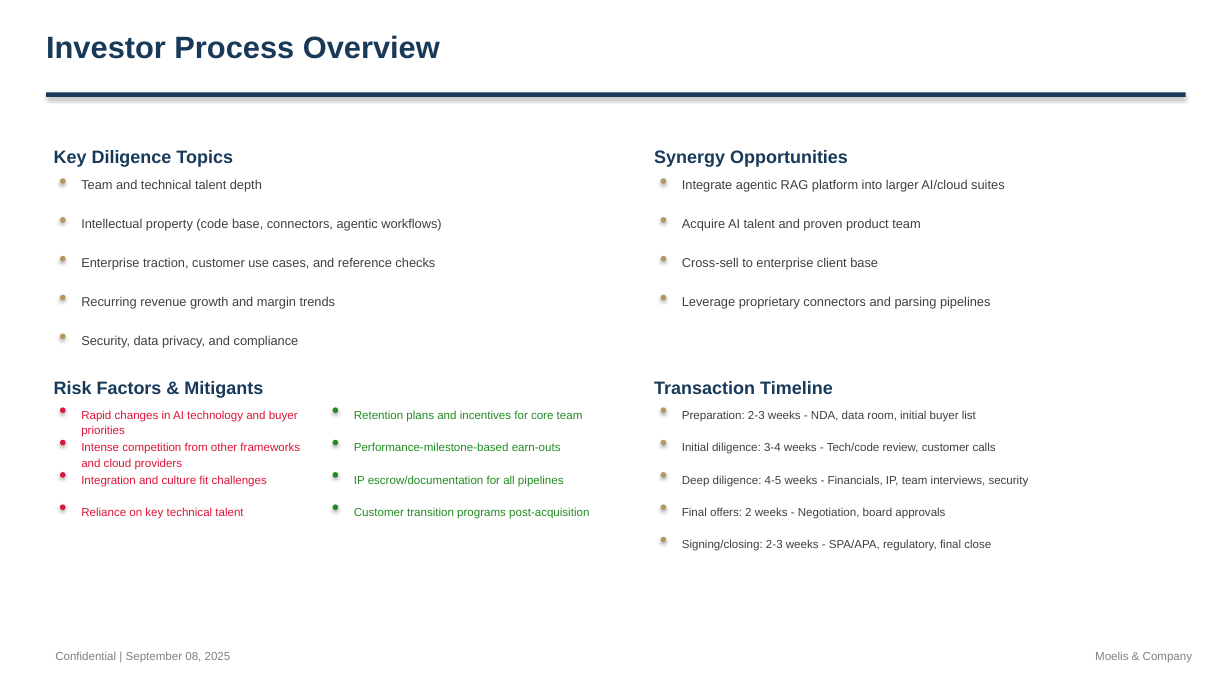
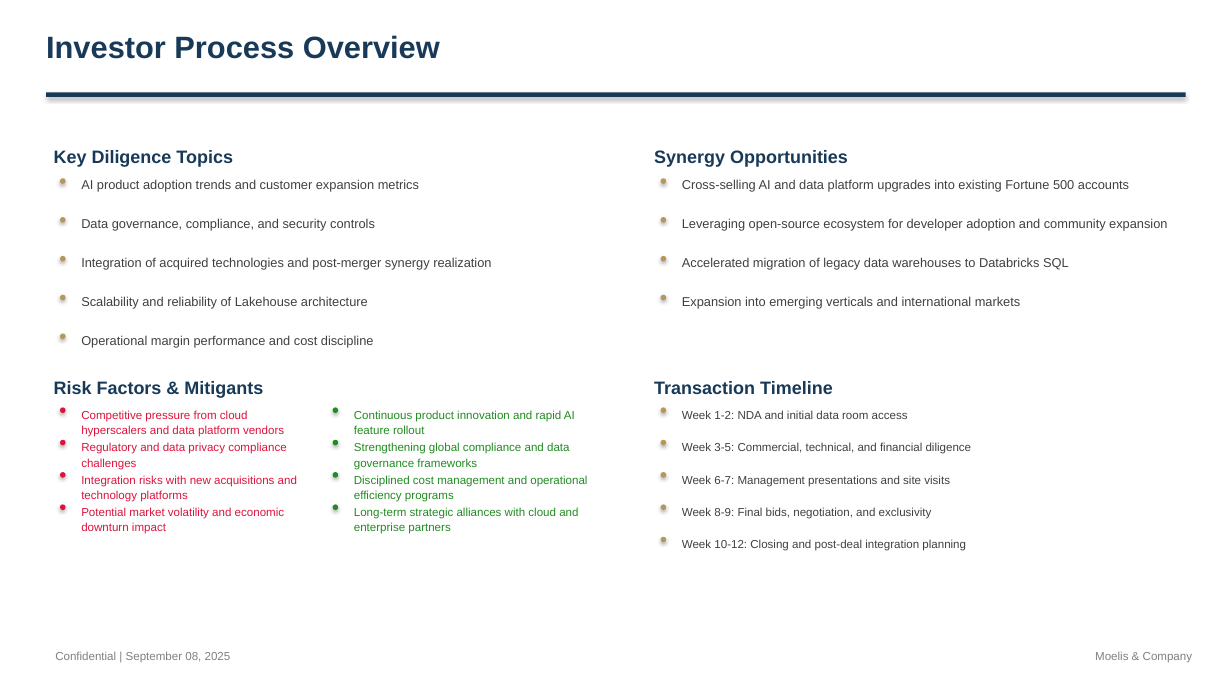
Before and after one commit to alinvb/slide_generator, a slide deck: slide 12 of ai_generated_deck.pptx (slide 15 before the commit). Drawn at 1232x693 pixels with LibreOffice and Linux fonts; fonts in the diff are those of the drawing. Boxes give left, top, right and bottom in pixels: in the first picture for what was removed or moved away, otherwise in the second. Text is boxed around its words. In the diff, an @@ line names an element or a change of style, - is before the commit and + after.

```diff
--- a/ai_generated_deck.pptx
+++ b/ai_generated_deck.pptx
@@ text at (x1=81, y1=179, x2=419, y2=192): text changed @@
-Team and technical talent depth
+AI product adoption trends and customer expansion metrics
@@ text at (x1=682, y1=179, x2=1129, y2=192): text changed @@
-Integrate agentic RAG platform into larger AI/cloud suites
+Cross-selling AI and data platform upgrades into existing Fortune 500 accounts
@@ text at (x1=81, y1=218, x2=375, y2=231): text changed @@
-Intellectual property (code base, connectors, agentic workflows)
+Data governance, compliance, and security controls
@@ text at (x1=682, y1=218, x2=1167, y2=231): text changed @@
-Acquire AI talent and proven product team
+Leveraging open-source ecosystem for developer adoption and community expansion
@@ text at (x1=81, y1=257, x2=491, y2=270): text changed @@
-Enterprise traction, customer use cases, and reference checks
+Integration of acquired technologies and post-merger synergy realization
@@ text at (x1=682, y1=257, x2=1069, y2=270): text changed @@
-Cross-sell to enterprise client base
+Accelerated migration of legacy data warehouses to Databricks SQL
@@ text at (x1=81, y1=296, x2=368, y2=309): text changed @@
-Recurring revenue growth and margin trends
+Scalability and reliability of Lakehouse architecture
@@ text at (x1=682, y1=296, x2=1020, y2=309): text changed @@
-Leverage proprietary connectors and parsing pipelines
+Expansion into emerging verticals and international markets
@@ text at (x1=81, y1=335, x2=374, y2=347): text changed @@
-Security, data privacy, and compliance
+Operational margin performance and cost discipline
@@ text at (x1=81, y1=410, x2=284, y2=437): text changed @@
-Rapid changes in AI technology and buyer priorities
+Competitive pressure from cloud hyperscalers and data platform vendors
@@ text at (x1=354, y1=410, x2=575, y2=434): text changed @@
-Retention plans and incentives for core team
+Continuous product innovation and rapid AI feature rollout
@@ text at (x1=682, y1=410, x2=908, y2=419): text changed @@
-Preparation: 2-3 weeks - NDA, data room, initial buyer list
+Week 1-2: NDA and initial data room access
@@ text at (x1=81, y1=442, x2=286, y2=470): text changed @@
-Intense competition from other frameworks and cloud providers
+Regulatory and data privacy compliance challenges
@@ text at (x1=354, y1=442, x2=569, y2=470): text changed @@
-Performance-milestone-based earn-outs
+Strengthening global compliance and data governance frameworks
@@ text at (x1=682, y1=442, x2=972, y2=454): text changed @@
-Initial diligence: 3-4 weeks - Tech/code review, customer calls
+Week 3-5: Commercial, technical, and financial diligence
@@ text at (x1=81, y1=475, x2=297, y2=502): text changed @@
-Integration and culture fit challenges
+Integration risks with new acquisitions and technology platforms
@@ text at (x1=354, y1=475, x2=587, y2=502): text changed @@
-IP escrow/documentation for all pipelines
+Disciplined cost management and operational efficiency programs
@@ text at (x1=682, y1=475, x2=950, y2=487): text changed @@
-Deep diligence: 4-5 weeks - Financials, IP, team interviews, security
+Week 6-7: Management presentations and site visits
@@ text at (x1=81, y1=507, x2=284, y2=534): text changed @@
-Reliance on key technical talent
+Potential market volatility and economic downturn impact
@@ text at (x1=354, y1=507, x2=578, y2=534): text changed @@
-Customer transition programs post-acquisition
+Long-term strategic alliances with cloud and enterprise partners
@@ text at (x1=682, y1=507, x2=932, y2=519): text changed @@
-Final offers: 2 weeks - Negotiation, board approvals
+Week 8-9: Final bids, negotiation, and exclusivity
@@ text at (x1=682, y1=539, x2=966, y2=551): text changed @@
-Signing/closing: 2-3 weeks - SPA/APA, regulatory, final close
+Week 10-12: Closing and post-deal integration planning
```
Also in this commit, not shown: 9 other slides changed, 6 slides added, 5 slides removed, 2 other files.
